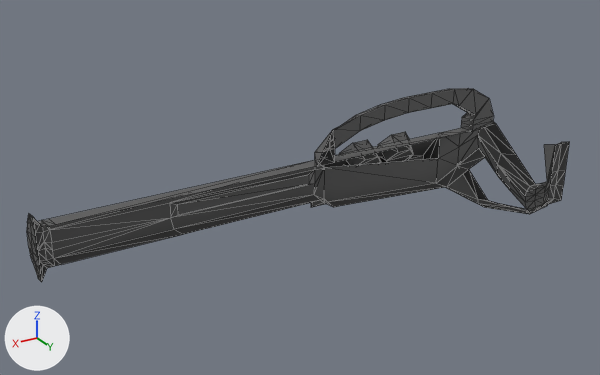
A saved change to the glTF model 8 Assets/Models/Trauma_typeN.glb.
The view is the same before and after, from a 50 mm camera at (12.78, 10.75, 7.06) aimed at (6.04, -0.47, 1.45). Arrows for +X, +Y and +Z are at lower left; the lights stay in place. Mesh edges are drawn as thin lines. Vertices at the same position are counted once.

The scene before the commit, as lines of its bpy script (objects in view):
```python
me_cube_004 = bpy.data.meshes.new('Cube.004')
me_cube_004.from_pydata(...)  # 281 vertices, 508 faces; spans x -2.7..7.93, y -1.0..0.02, z -1.1..1.87
# faces by material slot: [483, 25]
me_cube_004.materials.append(mat_gun)  # dark grey #5a5a5a
me_cube_004.materials.append(mat_emissive)  # red #890a00
ob_cube_003 = bpy.data.objects.new('Cube.003', me_cube_004)
ob_cube_003.location = (2.7, 0.0, 1.0)
```
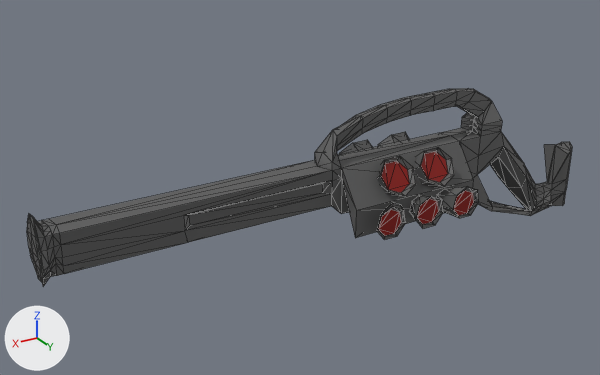
The change, as a diff of the scene's bpy script:
```diff
--- a/8 Assets/Models/Trauma_typeN.glb.py
+++ b/8 Assets/Models/Trauma_typeN.glb.py
@@ me_cube_004 @@
 # used by ob_cube_003; location = (2.7, 0.0, 1.0)
-me_cube_004.from_pydata(...)  # 281 vertices, 508 faces; spans x -2.7..7.93, y -1.0..0.02, z -1.1..1.87
+me_cube_004.from_pydata(...)  # 504 vertices, 996 faces; spans x -2.7..7.93, y -1.0..1.0, z -1.1..1.87
+# me_cube_004 part 1: the loose piece of 21 vertices spanning x 2.03..2.78, y -1.0..-0.7, z -0.1..0.47 is copied, and the copy is mirrored in y about the mesh origin; it spans x 2.03..2.78, y 0.7..1.0, z -0.1..0.47
+# me_cube_004 part 2: the loose piece of 21 vertices spanning x 0.59..1.34, y -1.0..-0.7, z -0.1..0.47 is copied, and the copy is mirrored in y about the mesh origin; it spans x 0.59..1.34, y 0.7..1.0, z -0.1..0.47
+# me_cube_004 part 3: the loose piece of 21 vertices spanning x 1.39..1.98, y -1.0..-0.7, z -0.1..0.47 is copied, and the copy is mirrored in y about the mesh origin; it spans x 1.39..1.98, y 0.7..1.0, z -0.1..0.47
+# me_cube_004 part 4: the loose piece of 21 vertices spanning x 0.94..1.64, y -0.85..-0.2, z 0.35..1.06 is copied, and the copy is mirrored in y about the mesh origin; it spans x 0.94..1.64, y 0.2..0.85, z 0.35..1.06
+# me_cube_004 part 5: the loose piece of 21 vertices spanning x 1.76..2.46, y -0.85..-0.2, z 0.35..1.07 is copied, and the copy is mirrored in y about the mesh origin; it spans x 1.76..2.46, y 0.2..0.85, z 0.35..1.07
+# me_cube_004 part 6
+# 82 vertices are added at x -2.64..7.93, y -0.02..0.7, z -1.1..1.63
+# 16 new vertices lie (0.03, 0.27, -0.01) away from vertices in x -0.54..7.7, y 0.0, z 0.0..1.21
+# 15 new vertices lie (0.03, 0.1, -0.01) away from vertices in x -0.39..2.96, y 0.0, z 1.24..1.87
+# 5 new vertices lie (0.0, 0.0, -0.17) away from vertices in x 0.49..2.49, y 0.1, z 1.71..1.86
+# 298 new faces join them, mat_gun (dark grey #5a5a5a)
 me_cube_004.materials.append(mat_gun)
```

What differs and where, as boxes (x1, y1, x2, y2) in the pictures (600 x 375 px):
'Cube.003', reshaped
    before: (27, 88, 569, 282)
    after: (27, 88, 572, 287)
part 1 of me_cube_004, added
    after: (377, 202, 406, 240)
part 2 of me_cube_004, added
    after: (436, 187, 479, 218)
part 3 of me_cube_004, added
    after: (410, 195, 443, 229)
part 4 of me_cube_004, added
    after: (414, 147, 454, 188)
part 5 of me_cube_004, added
    after: (377, 156, 416, 197)
part 6 of me_cube_004, added
    after: (33, 89, 572, 287)
